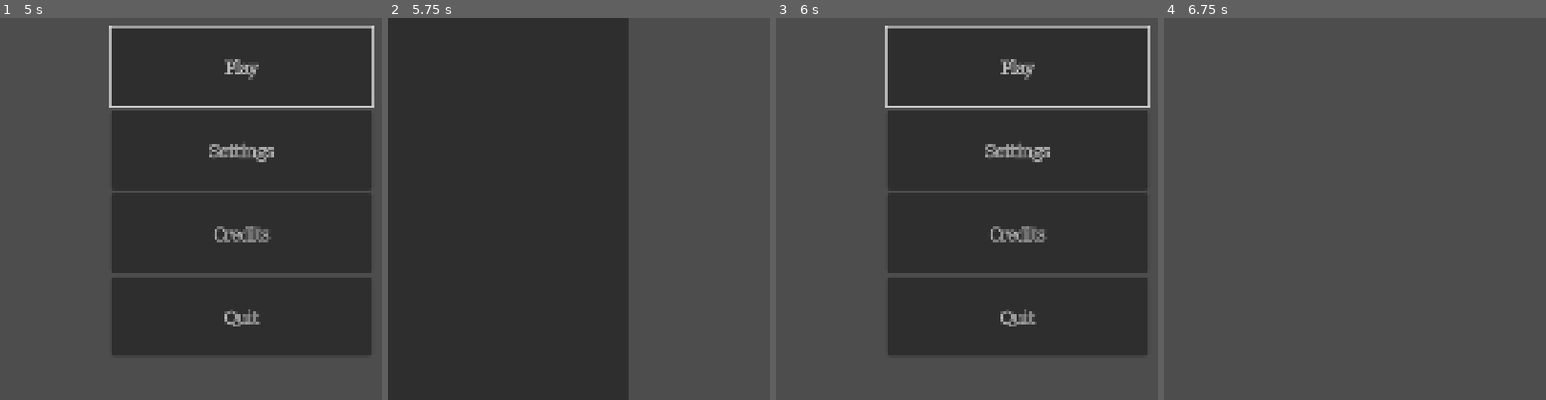
Above: before the commit, frames 1-4 (left to right).
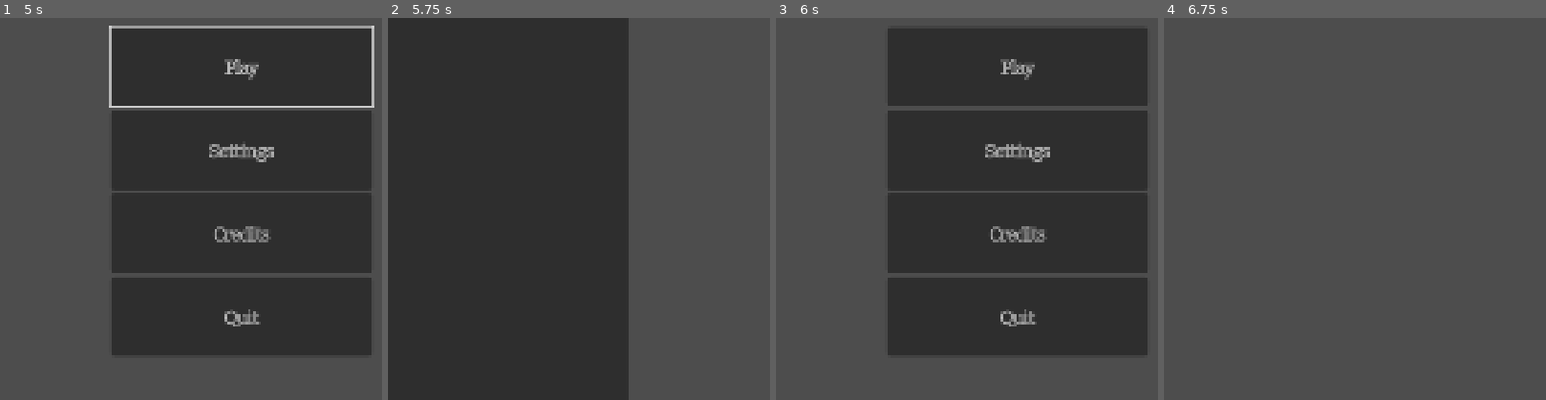
Above: after the commit, the same moments.

Repository: SmallConfusion/godot-components
Game: Godot game, scene res://assets/components/splash_screen/splash_screen.tscn
Same seed, same stepped clock (60 frames per second), same inputs: the game is played once before the commit and once after it. The engine's default icon, where the game draws it, is replaced by a stand-in: a white triangle on a blue panel in a dark square.
Inputs:
- Up to frame 1 (5 s): tap Enter at 0.5, 4.25 s; tap Space at 2.75 s
- Up to frame 2 (5.75 s): click "Settings" at 5 s
- Up to frame 3 (6 s): click "Menu" at 5.75 s
- Up to frame 4 (6.75 s): click "Credits" at 6.5 s
The pictures show only the part of the screen within x 18-68%, y 27-77%; the shares and areas given below are measured in that part.

Frames 1-2 are identical in both runs. In frame 3, 1.2% of the frame differs, in the area x 28-98%, y 2-24%; in frame 4, nothing differs.

Commit message:
Add back function to scene manager

Diff:
--- a/godot/assets/components/scene_manager/scene_manager.gd
+++ b/godot/assets/components/scene_manager/scene_manager.gd
@@ -8,8 +8,21 @@
 
 var tween: Tween
 
+var scene_stack: Array[Node] = []
+
 func _ready() -> void:
 	visible = false
+
+func clear_stack() -> void:
+	scene_stack = []
+
+func back() -> void:
+	if len(scene_stack) == 0:
+		push_warning("Can't go back when there is no previous scene")
+		return
+
+	var scene: Node = scene_stack.pop_back()
+	get_tree().change_scene_to_node(scene)
 
 func change_scene(scene: String, transition_set: ScreenTransitionSet = preload("uid://2grwx77qo4l4")) -> void:
 	ResourceLoader.load_threaded_request(scene)
@@ -27,6 +40,10 @@
 			set_shader_t, 0.0, 1.0, transition_set.forwards.transition_length
 		)
 		await tween.finished
+
+	var old_scene := get_tree().current_scene
+	get_tree().root.remove_child(old_scene)
+	scene_stack.push_back(old_scene)
 
 	get_tree().change_scene_to_packed(ResourceLoader.load_threaded_get(scene))
 
--- a/godot/assets/components/splash_screen/splash_screen.gd
+++ b/godot/assets/components/splash_screen/splash_screen.gd
@@ -7,14 +7,8 @@
 @onready var animation_player: AnimationPlayer = $AnimationPlayer
 
 func _ready() -> void:
-	var err := ResourceLoader.load_threaded_request(next)
-
-	if err:
-		push_error(err)
-
 	if not skip_in_editor and OS.has_feature("editor"):
 		animation_player.play(animation)
 		await animation_player.animation_finished
 
-	var next_scene := ResourceLoader.load_threaded_get(next)
-	get_tree().change_scene_to_packed.call_deferred(next_scene)
+	SceneManager.change_scene(next)
--- /dev/null
+++ b/godot/assets/components/ui_components/back_button.gd
@@ -0,0 +1,7 @@
+class_name BackButton
+extends Component
+
+func _ready() -> void:
+	super._ready()
+	var button: Button = self.component_holder
+	button.pressed.connect(SceneManager.back)
--- a/godot/menus/credits.tscn
+++ b/godot/menus/credits.tscn
@@ -1,7 +1,7 @@
 [gd_scene format=3 uid="uid://eqvcuytu6im7"]
 
 [ext_resource type="Script" uid="uid://b4xtkvhb57h0p" path="res://assets/components/ui_components/grab_focus.gd" id="2_5jbn1"]
-[ext_resource type="Script" uid="uid://die04swyd24gj" path="res://assets/components/ui_components/change_scene.gd" id="2_jkw7x"]
+[ext_resource type="Script" uid="uid://csuc1e3bcvrof" path="res://assets/components/ui_components/back_button.gd" id="2_gknjt"]
 [ext_resource type="Script" uid="uid://djjyhf3m5sukp" path="res://assets/components/ui_components/open_link.gd" id="3_5jbn1"]
 
 [node name="Credits" type="Control" unique_id=474698390]
@@ -27,14 +27,13 @@
 text = "Menu"
 metadata/_edit_use_anchors_ = true
 
-[node name="ChangeScene" type="Node" parent="Button" unique_id=233061431]
-script = ExtResource("2_jkw7x")
-scene = "uid://bgl3gq2uxeqd7"
-metadata/_custom_type_script = "uid://die04swyd24gj"
-
 [node name="GrabFocus" type="Node" parent="Button" unique_id=646542286]
 script = ExtResource("2_5jbn1")
 metadata/_custom_type_script = "uid://b4xtkvhb57h0p"
+
+[node name="BackButton" type="Node" parent="Button" unique_id=298016166]
+script = ExtResource("2_gknjt")
+metadata/_custom_type_script = "uid://csuc1e3bcvrof"
 
 [node name="RichTextLabel" type="RichTextLabel" parent="." unique_id=2045541156]
 layout_mode = 1
--- a/godot/menus/settings.tscn
+++ b/godot/menus/settings.tscn
@@ -7,8 +7,8 @@
 [ext_resource type="Resource" uid="uid://cvmw4mjb1sc5f" path="res://settings/display_scale.tres" id="5_20nqt"]
 [ext_resource type="Theme" uid="uid://ddp03ysx0x6wk" path="res://theme/default_theme.tres" id="5_cyvjr"]
 [ext_resource type="PackedScene" uid="uid://btgmrydewjylm" path="res://assets/components/keybind_menu/keybind_menu.tscn" id="5_d8eyj"]
-[ext_resource type="Script" uid="uid://die04swyd24gj" path="res://assets/components/ui_components/change_scene.gd" id="7_8754g"]
 [ext_resource type="Script" uid="uid://b4xtkvhb57h0p" path="res://assets/components/ui_components/grab_focus.gd" id="8_ac0sr"]
+[ext_resource type="Script" uid="uid://csuc1e3bcvrof" path="res://assets/components/ui_components/back_button.gd" id="9_mf5y3"]
 [ext_resource type="Script" uid="uid://b3pha7al6lxbx" path="res://assets/components/ui_components/restart_game_label.gd" id="10_mf5y3"]
 
 [node name="Settings" type="Control" unique_id=1875226421]
@@ -103,14 +103,13 @@
 text = "Menu"
 metadata/_edit_use_anchors_ = true
 
-[node name="ChangeScene" type="Node" parent="HBoxContainer/VBoxContainer/Button" unique_id=820499285]
-script = ExtResource("7_8754g")
-scene = "uid://bgl3gq2uxeqd7"
-metadata/_custom_type_script = "uid://die04swyd24gj"
-
 [node name="GrabFocus" type="Node" parent="HBoxContainer/VBoxContainer/Button" unique_id=1738049050]
 script = ExtResource("8_ac0sr")
 metadata/_custom_type_script = "uid://b4xtkvhb57h0p"
+
+[node name="BackButton" type="Node" parent="HBoxContainer/VBoxContainer/Button" unique_id=371317810]
+script = ExtResource("9_mf5y3")
+metadata/_custom_type_script = "uid://csuc1e3bcvrof"
 
 [node name="Label" type="Label" parent="HBoxContainer/VBoxContainer" unique_id=1292562530]
 layout_mode = 2
Not shown, added: godot/assets/components/ui_components/back_button.gd.uid
